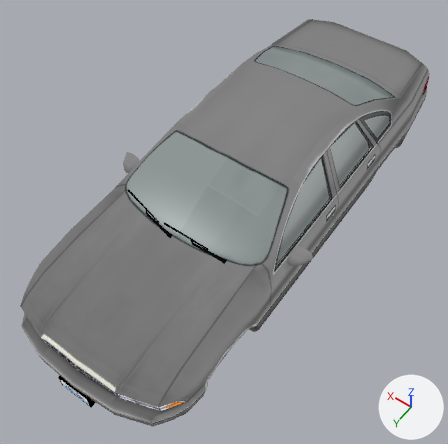
The Blender file Vehicles/Vehicles_CarNormal/v1.1 Chevrolet_Caprice.blend, before and after one commit.
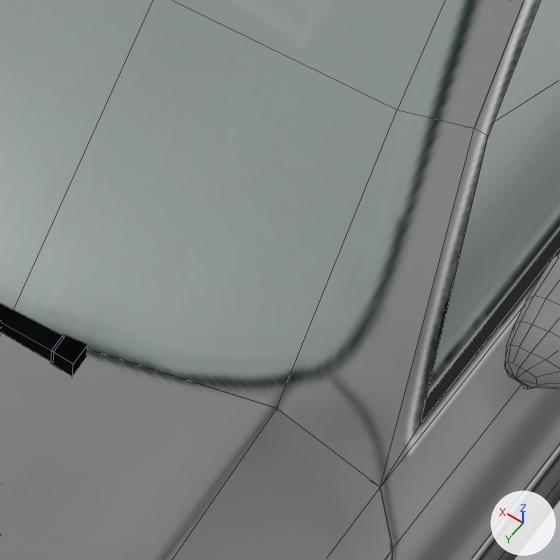
The first picture shows the older version from a 50 mm camera at (-1.38, 2.27, 2.72) aimed at (-0.01, 0.34, -0.3). The close-ups show both versions on the part from 48% to 66% of the width and 47% to 65% of the height of that picture; other places that the commit changed are outside them. Lighting does not change. The marker at lower right points along +X, +Y and +Z. The close-ups show mesh edges as thin lines.

In view in the first close-up: 'CHEVROLET CAPRICE - SEDAN'.
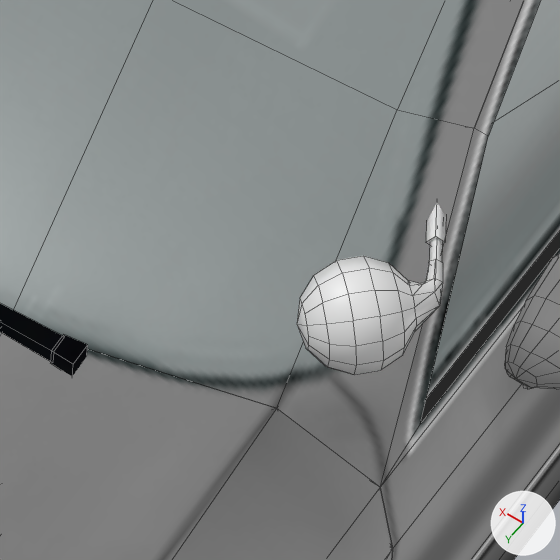
Pixel boxes [x1, y1, x2, y2] of what changed, in the close-ups (560 x 560 px):
'SPOTLIGHTS', added: after [297, 203, 446, 375]

The change, as a list of edits to the scene's bpy script:
```text
Add mat_caprice_sedan:
    mat_caprice_sedan = principled_material('CAPRICE SEDAN')
    mat_caprice_sedan.base_color = (0.8, 0.8, 0.8)  # white #e7e7e7
    mat_caprice_sedan.roughness = 0.4
Add me_spotlights:
    me_spotlights.from_pydata(...)  # 390 vertices, 368 faces; spans x -0.526..0.526, y 0.406..0.675, z -0.011..0.113
    me_spotlights.materials.append(mat_caprice_sedan)  # white #e7e7e7
Add ob_spotlights:
    ob_spotlights = bpy.data.objects.new('SPOTLIGHTS', me_spotlights)
    ob_spotlights.location = (0.0, 0.0, 0.0)
```
